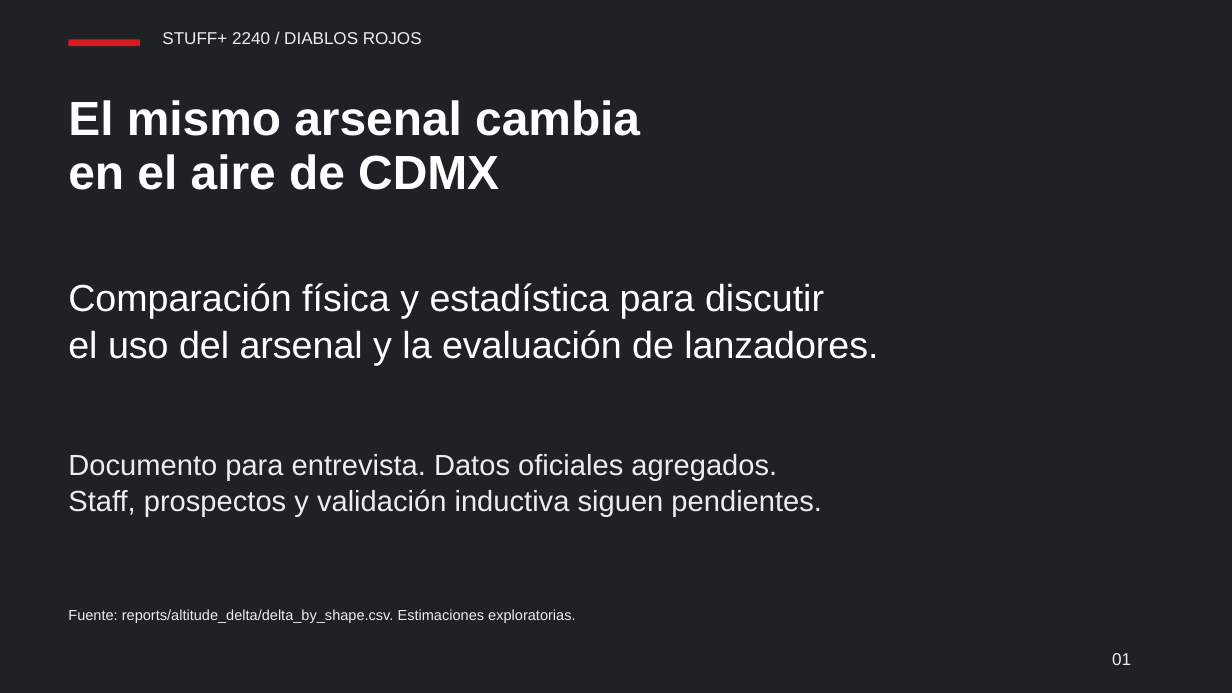
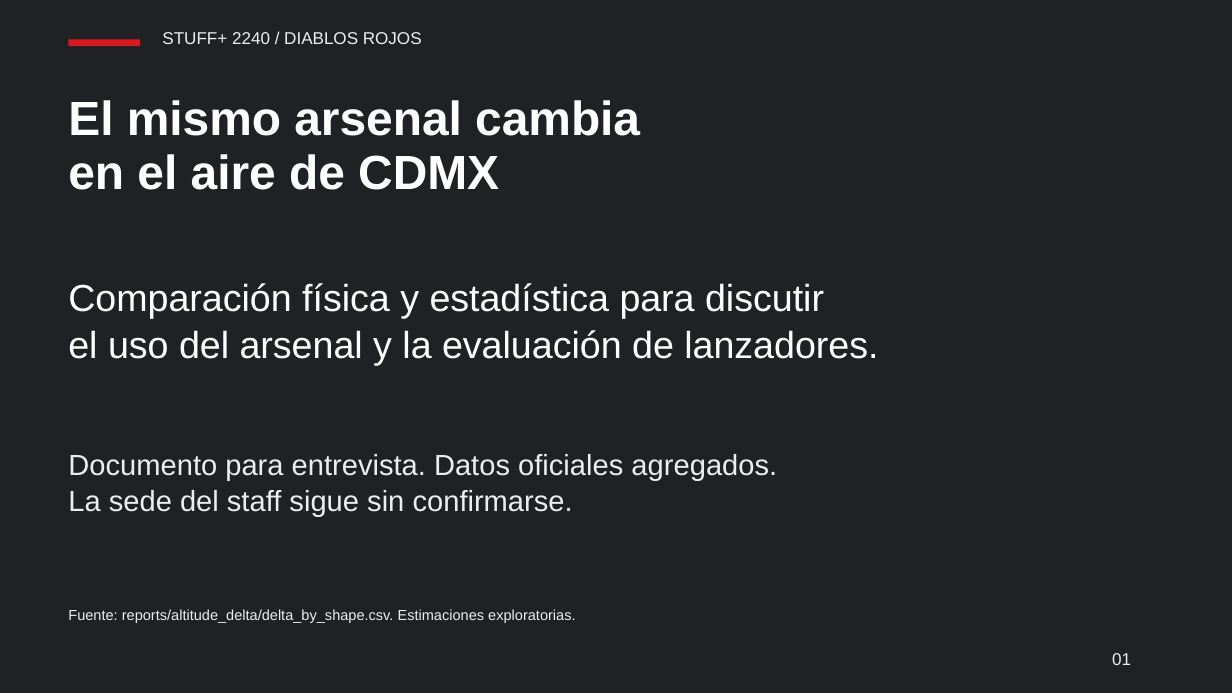
Before and after one commit to JoahanMorales/fuzzy-octo-pancake-DIABLOS-ROJOS-MLB, a slide deck: slide 1 of demo/deck/stuffplus2240.pptx. Drawn at 1232x693 pixels with LibreOffice and Linux fonts; fonts in the diff are those of the drawing. Boxes give left, top, right and bottom in pixels: in the first picture for what was removed or moved away, otherwise in the second. Text is boxed around its words. In the diff, an @@ line names an element or a change of style, - is before the commit and + after.

```diff
--- a/demo/deck/stuffplus2240.pptx
+++ b/demo/deck/stuffplus2240.pptx
@@ text at [68,490,573,516]: text changed @@
-Staff, prospectos y validación inductiva siguen pendientes.
+La sede del staff sigue sin confirmarse.
```
Also in this commit, not shown: 3 other slides changed, 2 slides added, 2 slides removed, 9 other files.
